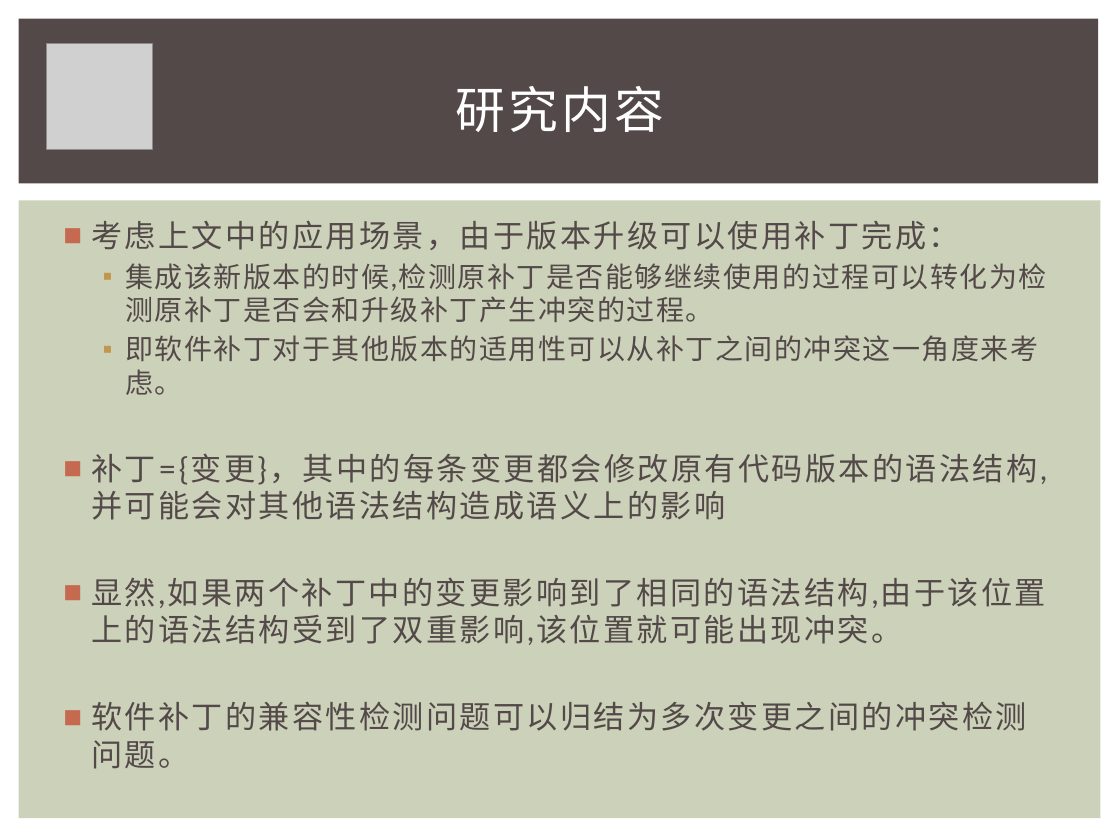
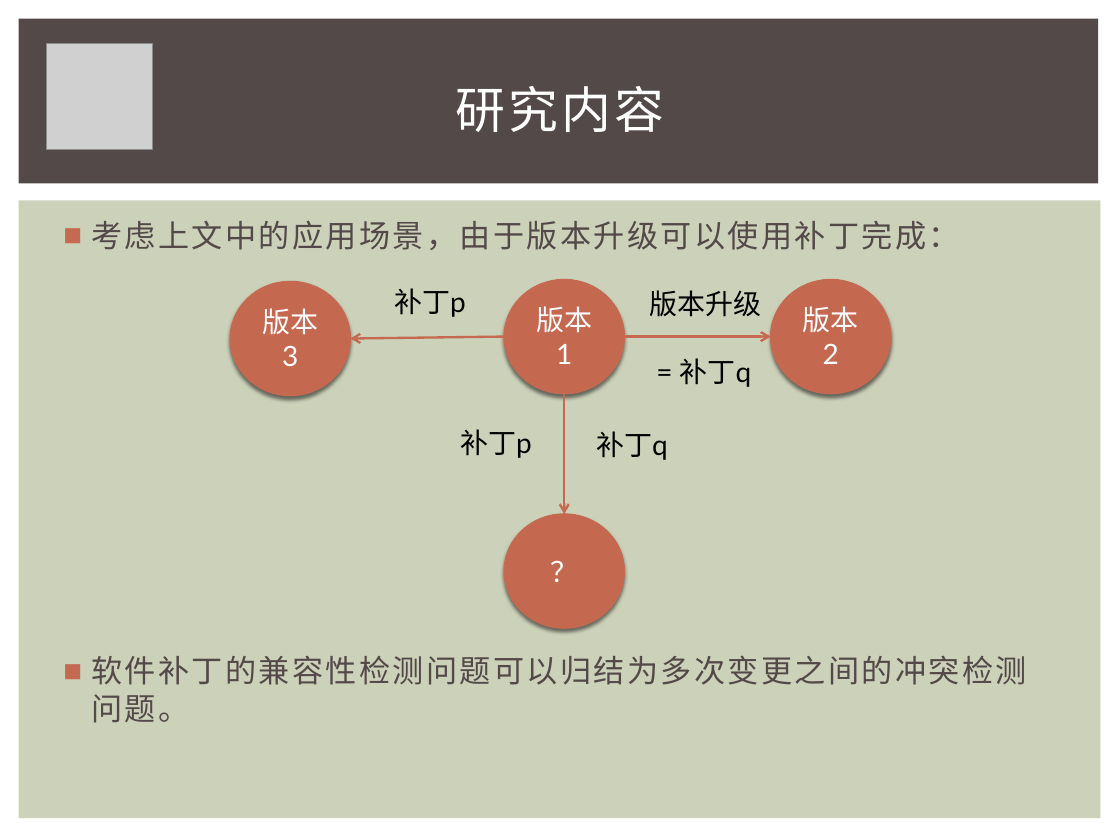
Before and after one commit to iewrer/mythesis, a slide deck: slide 5 of 答辩PPT.pptx (slide 4 before the commit). Drawn at 1120x840 pixels with LibreOffice and Linux fonts; fonts in the diff are those of the drawing; grey boxes stand for pictures. Boxes give left, top, right and bottom in pixels: in the first picture for what was removed or moved away, otherwise in the second. Text is boxed around its words. In the diff, an @@ line names an element or a change of style, - is before the commit and + after.

```diff
--- a/答辩PPT.pptx
+++ b/答辩PPT.pptx
@@ text at (91, 263, 1047, 645): paragraphs removed @@
-  ▪ 集成该新版本的时候,检测原补丁是否能够继续使用的过程可以转化为检测原补丁是否会和升级补丁产生冲突的过程。
-  ▪ 即软件补丁对于其他版本的适用性可以从补丁之间的冲突这一角度来考虑。
-■ 补丁={变更}，其中的每条变更都会修改原有代码版本的语法结构,并可能会对其他语法结构造成语义上的影响
-■ 显然,如果两个补丁中的变更影响到了相同的语法结构,由于该位置上的语法结构受到了双重影响,该位置就可能出现冲突。
@@ ellipse added at (231, 281, 351, 395), fill gradient #C66951 to #B8624B, outline #C66951 0.79 pt, 18 pt, text #FFFFFF @@
+版本3
@@ text added at (394, 288, 466, 317), 18 pt, text #000000 @@
+补丁p
@@ ellipse added at (504, 280, 624, 394), fill gradient #C66951 to #B8624B, outline #C66951 0.79 pt, 18 pt, text #FFFFFF @@
+版本1
@@ text added at (649, 290, 761, 387), 18 pt, text #000000 @@
+版本升级
+= 补丁q
@@ ellipse added at (771, 280, 890, 394), fill gradient #C66951 to #B8624B, outline #C66951 0.79 pt, 18 pt, text #FFFFFF @@
+版本2
@@ arrow added from (504, 337) to (351, 338), #C66951 1.5 pt @@
@@ arrow added from (624, 337) to (771, 337), #C66951 1.5 pt @@
@@ arrow added from (564, 394) to (564, 514), #C66951 1.5 pt @@
@@ text added at (460, 429, 532, 458), 18 pt, text #000000 @@
+补丁p
@@ text added at (596, 431, 668, 460), 18 pt, text #000000 @@
+补丁q
@@ ellipse added at (504, 514, 624, 628), fill gradient #C66951 to #B8624B, outline #C66951 0.79 pt, 18 pt, text #FFFFFF @@
+？
```
Also in this commit, not shown: 12 other slides changed, 2 slides added, 2 slides removed.
